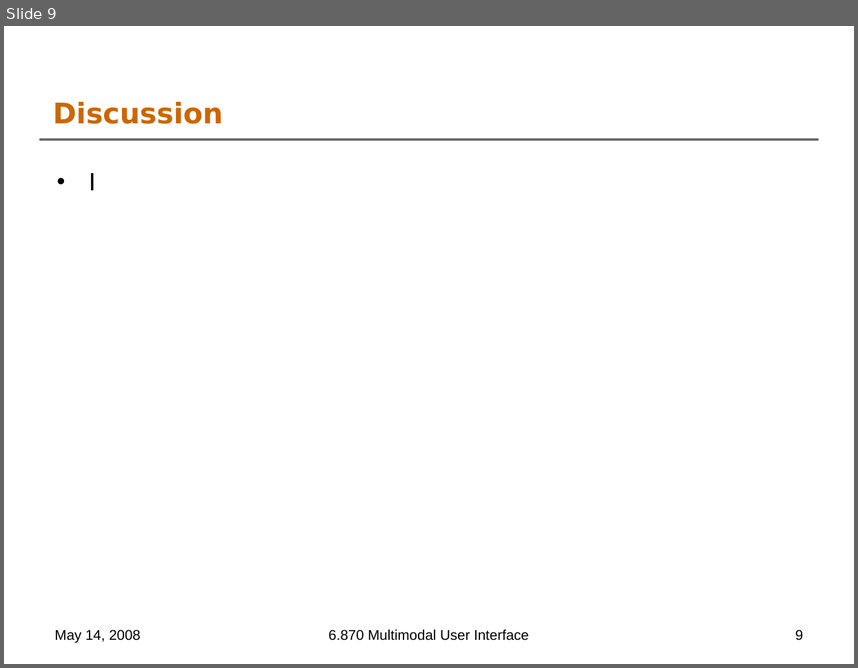
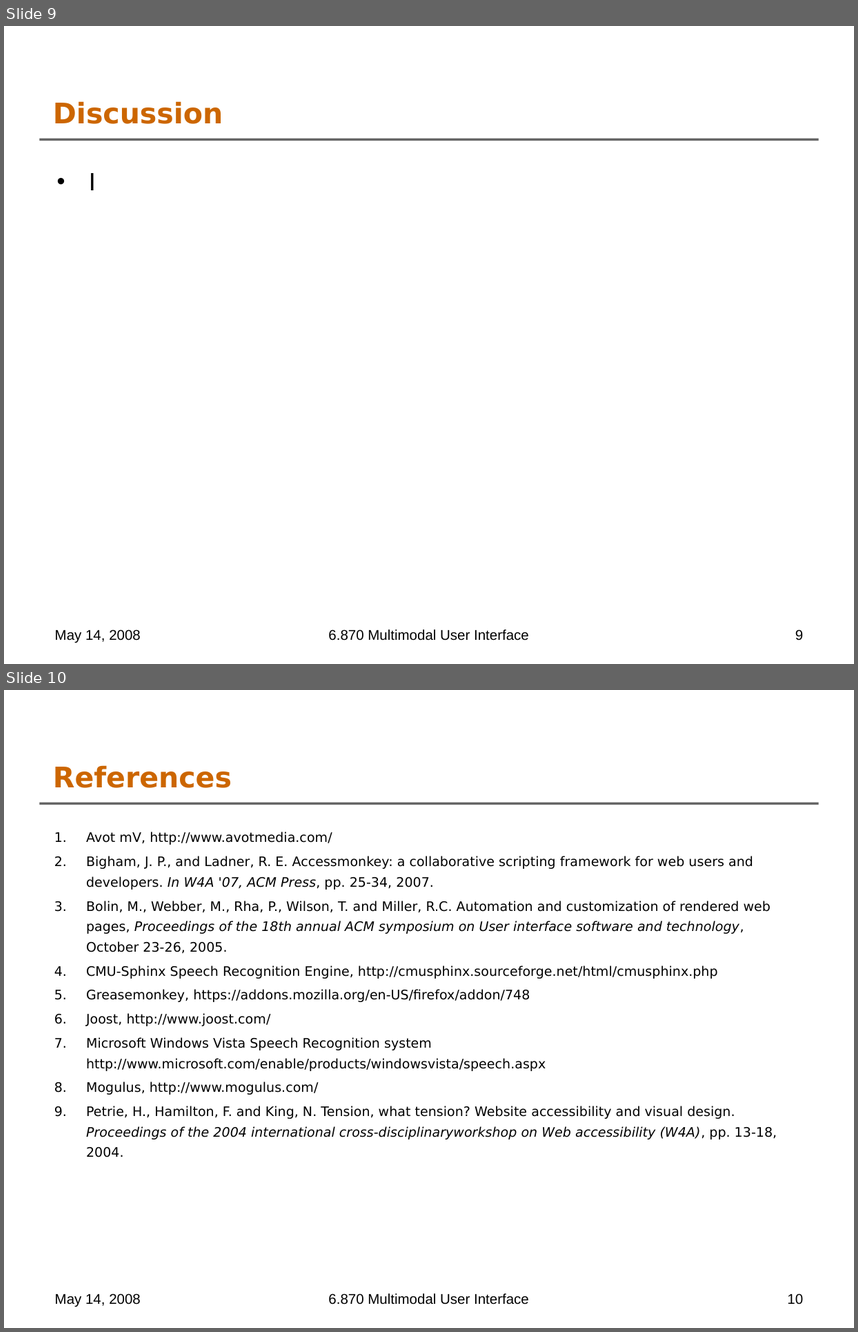
Before and after one commit to oshanis/webnnel, a slide deck: docs/6.870 Final Project Presentation.ppt. Shown one above the other, each under a label of ours: slide 9 before the commit, slides 9 and 10 after it. The pictures are 858x668 and 858x1332 pixels, drawn with LibreOffice and Linux fonts; fonts in the diff are those of the drawing; background and template pictures are left out. Boxes give left, top, right and bottom in pixels: in the first picture for what was removed or moved away, otherwise in the second. Text is boxed around its words. In the diff, an @@ line names an element or a change of style, - is before the commit and + after.

```diff
--- a/docs/6.870 Final Project Presentation.ppt
+++ b/docs/6.870 Final Project Presentation.ppt
@@ slide 10 added at [4, 690, 854, 1328], background #FFFFFF; not listed: 1 template element that a slide beside it also shows @@
@@ title added at [53, 765, 232, 788], 24 pt, text #CC6600, bold @@
+References
@@ text added at [86, 831, 777, 1157], 11.1 pt, text #000000 @@
+1. Avot mV, http://www.avotmedia.com/
+2. Bigham, J. P., and Ladner, R. E. Accessmonkey: a collaborative scripting framework for web users and developers. In W4A '07, ACM Press, pp. 25-34, 2007.
+3. Bolin, M., Webber, M., Rha, P., Wilson, T. and Miller, R.C. Automation and customization of rendered web pages, Proceedings of the 18th annual ACM symposium on User interface software and technology, October 23-26, 2005.
+4. CMU-Sphinx Speech Recognition Engine, http://cmusphinx.sourceforge.net/html/cmusphinx.php
+5. Greasemonkey, https://addons.mozilla.org/en-US/firefox/addon/748
+6. Joost, http://www.joost.com/
+7. Microsoft Windows Vista Speech Recognition system http://www.microsoft.com/enable/products/windowsvista/speech.aspx
+8. Mogulus, http://www.mogulus.com/
+9. Petrie, H., Hamilton, F. and King, N. Tension, what tension? Website accessibility and visual design. Proceedings of the 2004 international cross-disciplinaryworkshop on Web accessibility (W4A), pp. 13-18, 2004.
@@ text added at [55, 1293, 141, 1307], 12 pt, text #000000 @@
+May 14, 2008
@@ text added at [328, 1293, 529, 1304], 12 pt, text #000000 @@
+6.870 Multimodal User Interface
@@ page number added at [787, 1293, 803, 1304], 12 pt, text #000000 @@
+10
```
Also in this commit, not shown: 1 slide changed, 1 other slide added, 1 slide removed.
